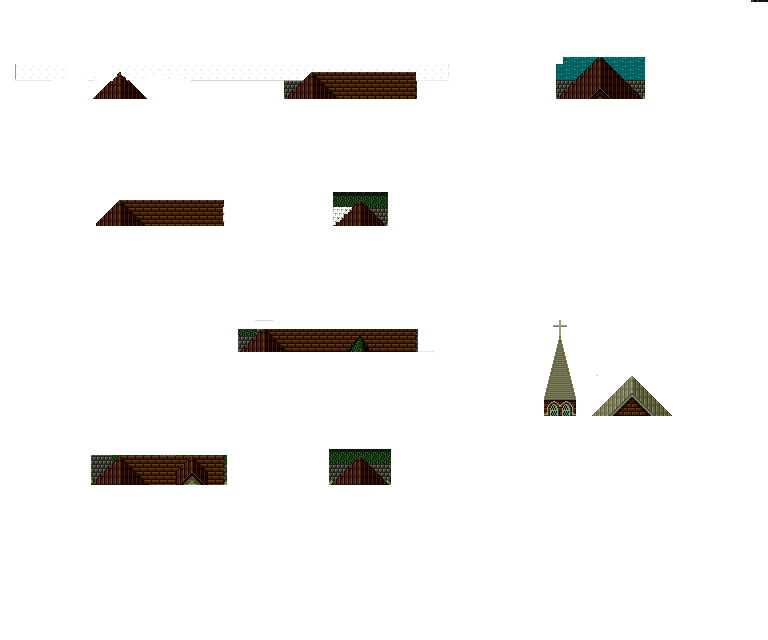
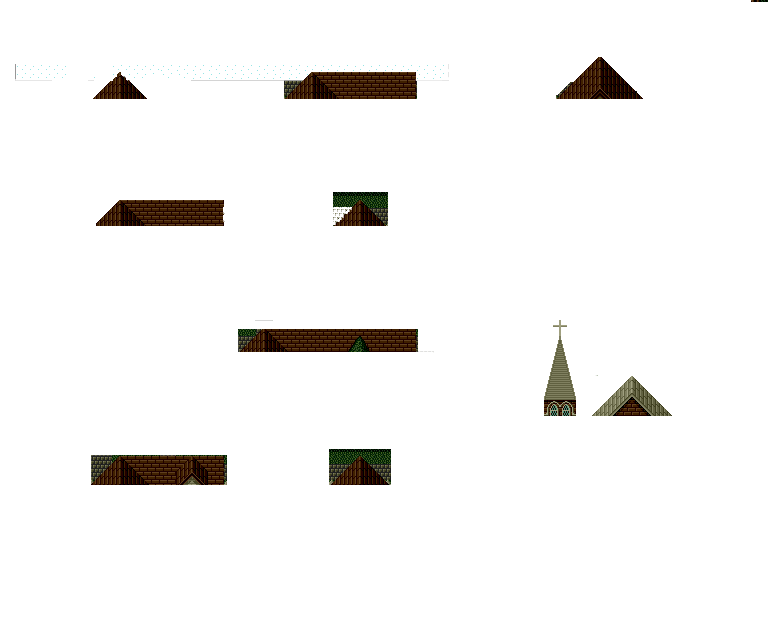
Revision of a layered 768 x 640 image; what changed, layer by layer:
painted on "Background copy" over [556, 57, 645, 99]
